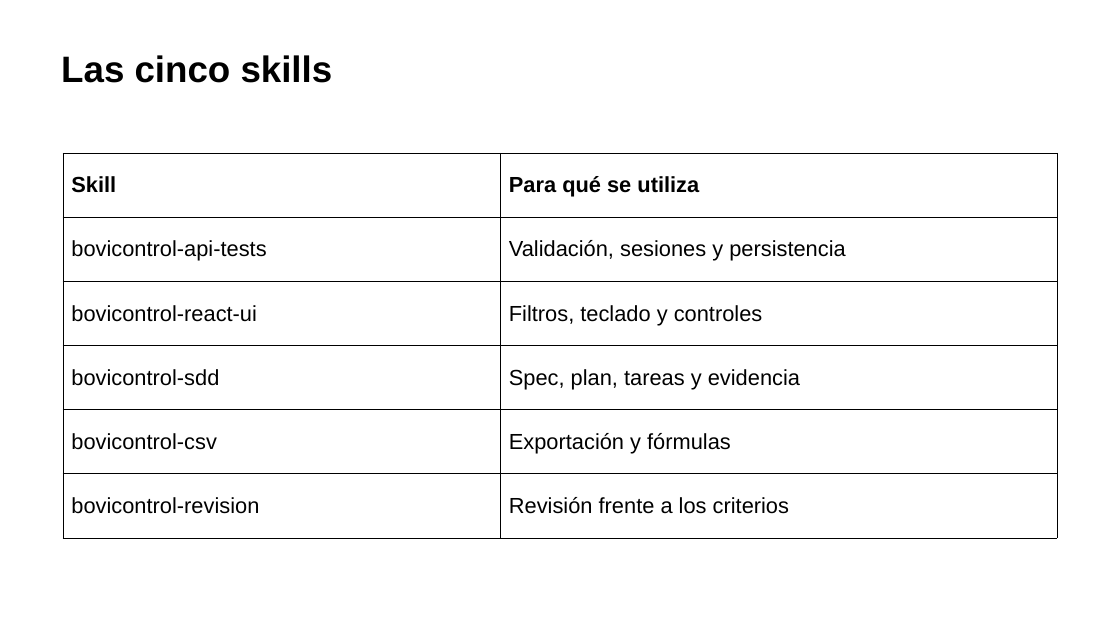
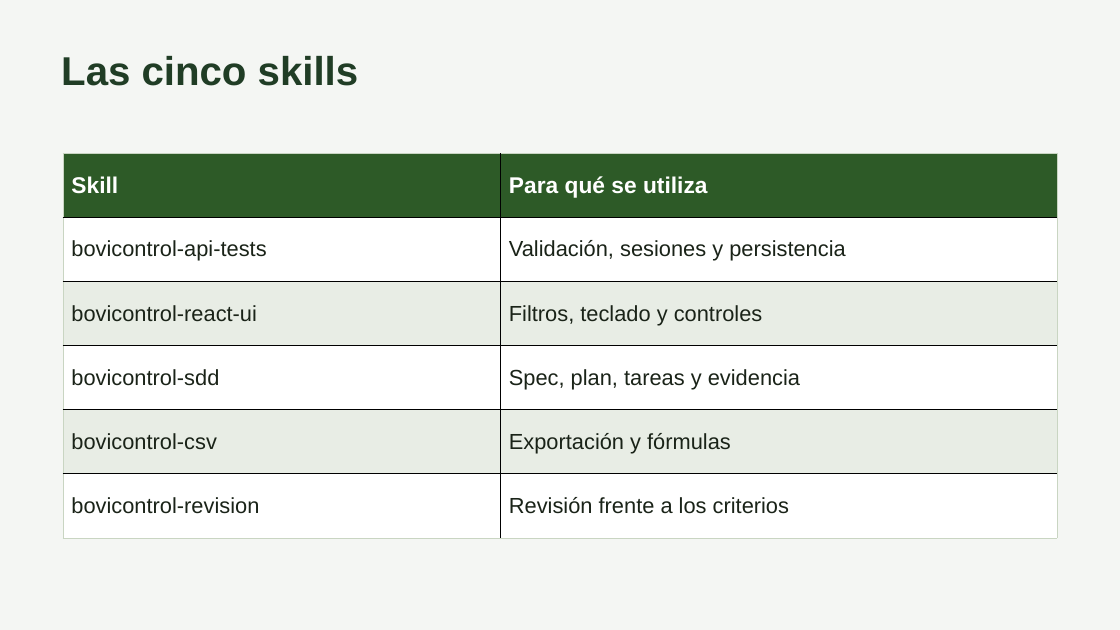
Before and after one commit to carlos-rubio-dev/bovicontrol-pro, a slide deck: slide 4 of docs/integrador/Presentacion.pptx. Drawn at 1120x630 pixels with LibreOffice and Linux fonts; fonts in the diff are those of the drawing. Boxes give left, top, right and bottom in pixels: in the first picture for what was removed or moved away, otherwise in the second. Text is boxed around its words. In the diff, an @@ line names an element or a change of style, - is before the commit and + after.

```diff
--- a/docs/integrador/Presentacion.pptx
+++ b/docs/integrador/Presentacion.pptx
@@ background #FFFFFF to #F4F6F3 @@
@@ text "Las cinco skills" at bbox=[61, 56, 358, 86]: size 31.5 to 34.5 pt, text colour #000000 to #203D25 @@
@@ table at bbox=[63, 153, 1057, 538] @@
@@ fill #FFFFFF to #2D5A27 in row 1 @@
@@ fill #FFFFFF to #E8EDE5 in 4 cells @@
@@ size 18.8 to 19.5 pt, text colour #000000 to #FFFFFF in "Skill", "Para qué se utiliza" @@
@@ text colour #000000 to #1A2318 @@
@@ borders changed @@
```
Also in this commit, not shown: 16 other slides changed.
